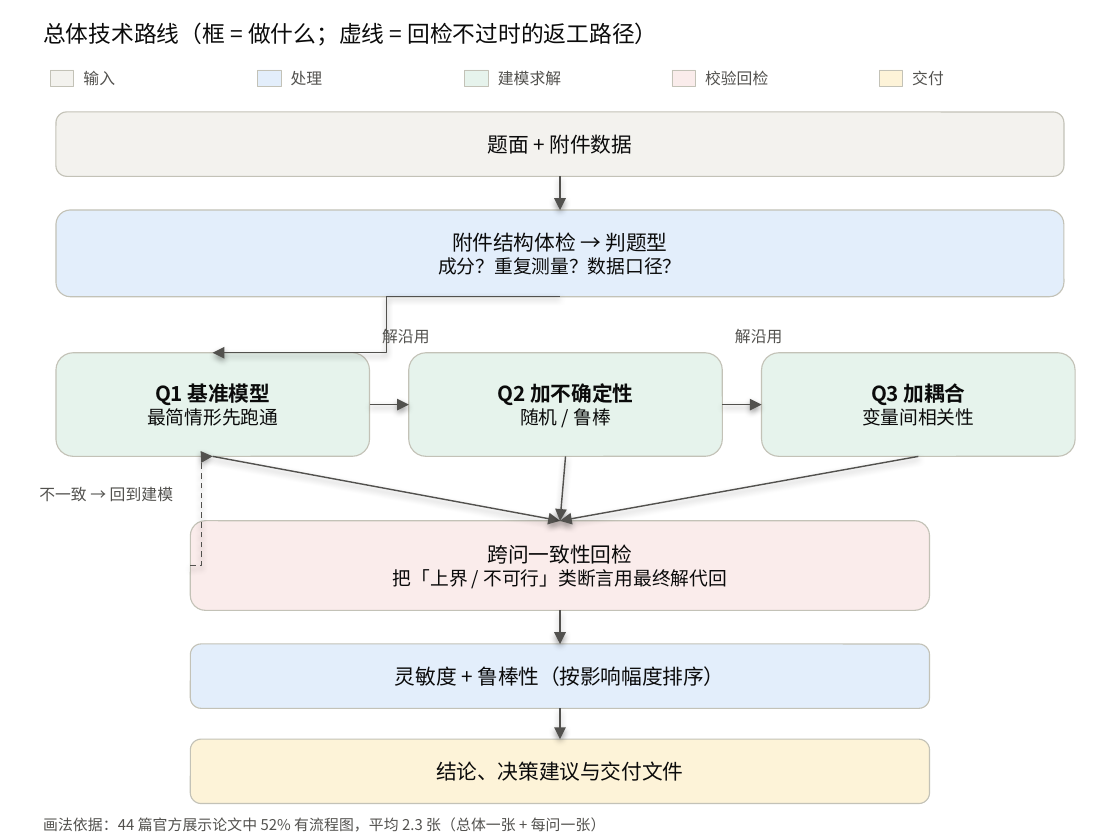
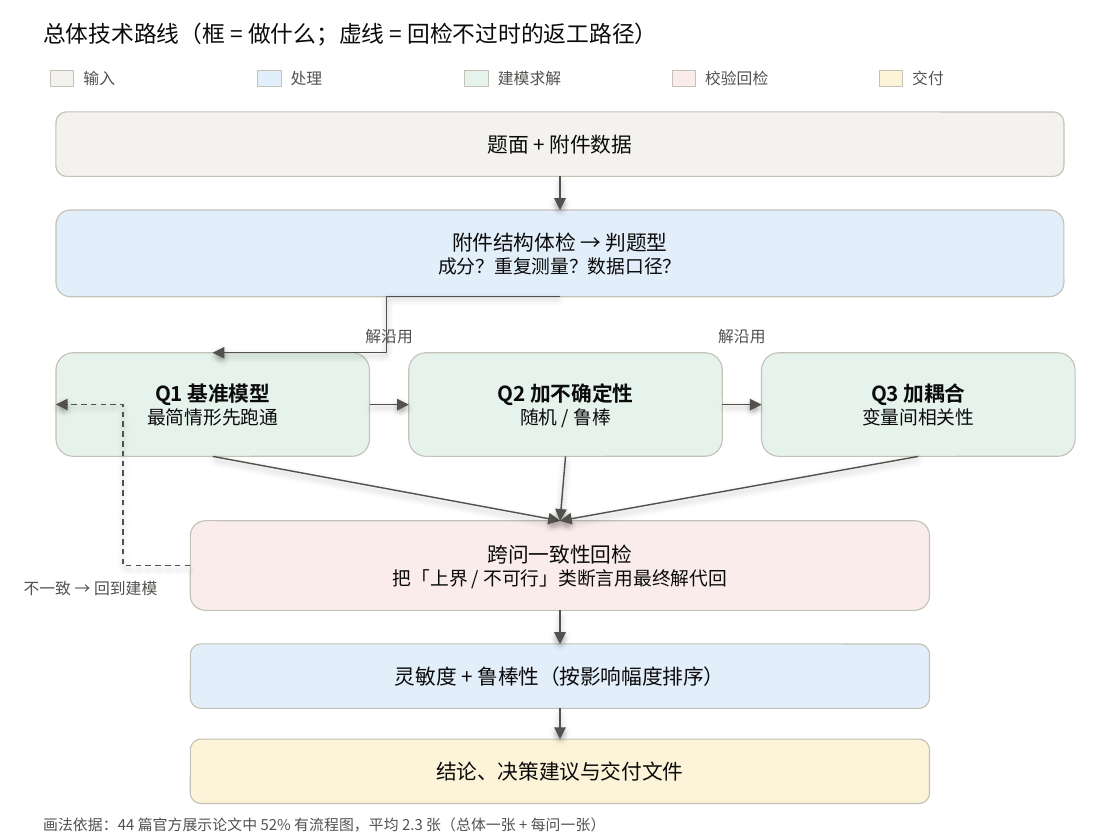
Before and after one commit to zhy-ai0626/shumoskill, a slide deck: slide 1 of figures/out/技术路线_可编辑.pptx. Drawn at 1120x840 pixels with LibreOffice and Linux fonts; fonts in the diff are those of the drawing. Boxes give left, top, right and bottom in pixels: in the first picture for what was removed or moved away, otherwise in the second. Text is boxed around its words. In the diff, an @@ line names an element or a change of style, - is before the commit and + after.

```diff
--- a/figures/out/技术路线_可编辑.pptx
+++ b/figures/out/技术路线_可编辑.pptx
@@ text "解沿用": place and size @@
-text "解沿用" at box(382, 326, 429, 347)
+text "解沿用" at box(365, 326, 412, 347)
@@ text "解沿用": place and size @@
-text "解沿用" at box(735, 329, 782, 344)
+text "解沿用" at box(718, 329, 765, 344)
@@ elbow arrow moved from (191, 566) - (213, 457) to (191, 566) - (56, 404) @@
@@ text "不一致 → 回到建模": place and size @@
-text "不一致 → 回到建模" at box(39, 486, 173, 502)
+text "不一致 → 回到建模" at box(24, 580, 157, 596)
@@ text "不一致 → 回到建模" at box(24, 580, 157, 596): alignment centre to left @@
```
Also in this commit, not shown: 1 other slide changed, 15 other files.
